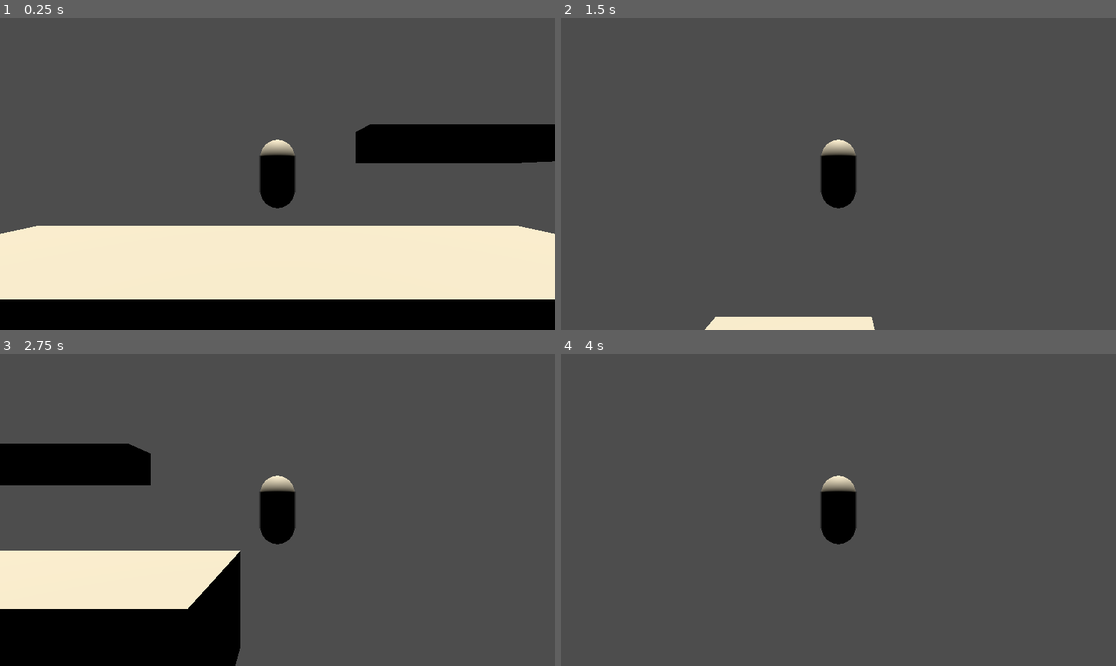
Above: before the commit, frames 1-4 (two rows, left to right).
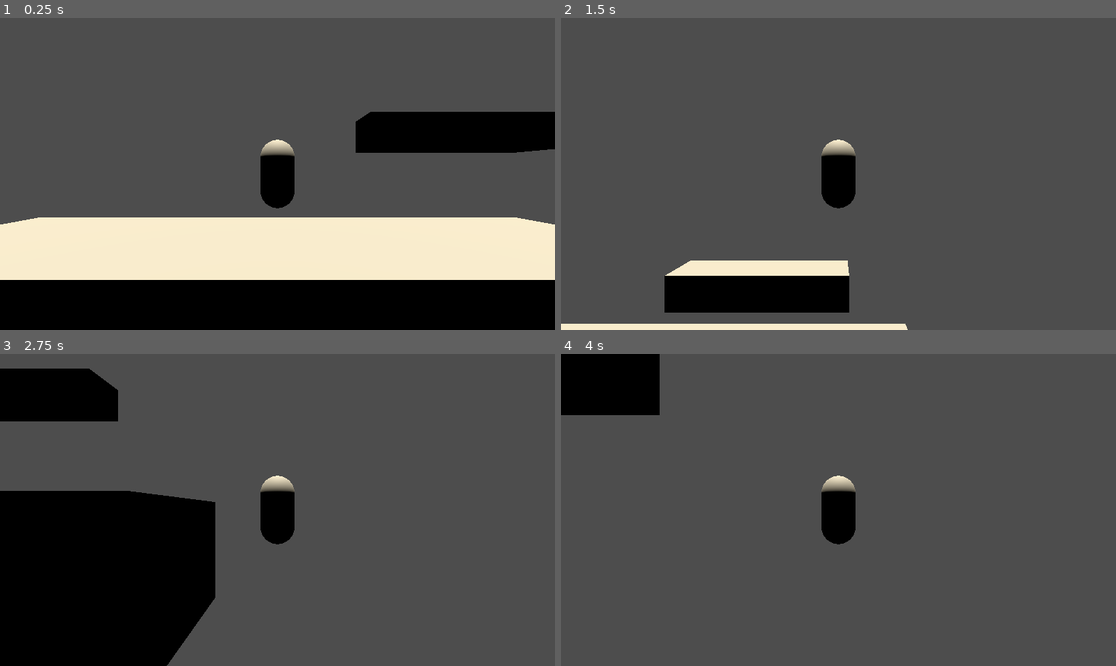
Above: after the commit, the same moments.

Repository: RadianceStorm/J226-Smash
Game: Godot game, scene res://temp.tscn
The game is run twice, just before and just after one commit, with the same random seed, the same clock (stepped at 60 frames per second) and the same inputs. The project has no main scene, so this scene is started directly.
Inputs:
- Up to frame 1 (0.25 s): no input
- Up to frame 2 (1.5 s): hold D (move_right) 0.53-1.28 s; hold Space (jump) 0.53-1.28 s; hold S (move_down) from 1.28 s (still down); tap Space (jump) at 1.35 s
- Up to frame 3 (2.75 s): tap Space (jump) at 1.52, 1.82 s; release S (move_down) at 2.03 s; hold D (move_right) from 2.03 s (still down); hold Space (jump) from 2.03 s (still down)
- Up to frame 4 (4 s): release Space (jump) at 2.78 s; tap Space (jump) at 2.85, 3.02, 3.32 s; release D (move_right) at 3.53 s; hold A (move_left) from 3.53 s (still down); hold Space (jump) from 3.53 s (still down)

The runs differ from the first frame. In frame 1, 12% of the frame differs, in the area x 0-100%, y 30-91%; in frame 2, 6.8%; in frame 3, 24%, in the area x 0-54%, y 4-100%; in frame 4, 3.5%.

Commit message:
Bug Fixes
bug fixes

Diff:
--- a/scenes/fighters/fighter.tscn
+++ b/scenes/fighters/fighter.tscn
@@ -7,14 +7,6 @@
 size = Vector3(1, 2, 1)
 
 [sub_resource type="CapsuleMesh" id="CapsuleMesh_x4cp5"]
-
-[sub_resource type="StandardMaterial3D" id="StandardMaterial3D_x4cp5"]
-resource_name = "DebugMat_ECB"
-transparency = 1
-albedo_color = Color(0, 1, 1, 0.356863)
-
-[sub_resource type="BoxMesh" id="BoxMesh_d3q2y"]
-material = SubResource("StandardMaterial3D_x4cp5")
 
 [sub_resource type="BoxShape3D" id="BoxShape3D_x4cp5"]
 size = Vector3(1.5, 1.25, 1)
@@ -34,9 +26,6 @@
 
 [node name="AnimationPlayer" type="AnimationPlayer" parent="." unique_id=276435900]
 
-[node name="ECB_DebugMesh" type="MeshInstance3D" parent="." unique_id=1228738983]
-mesh = SubResource("BoxMesh_d3q2y")
-
 [node name="LedgeGrabRight" type="Area3D" parent="." unique_id=544433857]
 monitorable = false
 
--- a/scenes/fighters/fighter_base.gd
+++ b/scenes/fighters/fighter_base.gd
@@ -159,7 +159,7 @@
 	vel.x = move_toward(vel.x, target_x, stats.air_speed * stats.air_acceleration)
 
 	# Fastfall
-	if _down_tapped and not fastfalling and vel.y <= 0.0:
+	if _down_tapped and not fastfalling and vel.y <= 0.0 and not _dropping_through:
 		fastfalling = true
 		print("[FASTFALL] Started")
 
@@ -245,7 +245,8 @@
 
 	if holding_down and grounded:
 		_dropping_through = true
-	if _dropping_through and grounded:
+		_down_tapped = false
+	elif _dropping_through and grounded and not holding_down:
 		_dropping_through = false
 
 	if _dropping_through or holding_down or moving_up:
@@ -258,6 +259,15 @@
 	velocity = vel
 	move_and_slide()
 	vel = velocity
+
+# Soft platforms have no horizontal collision — restore x vel if sideways hit
+	for i in get_slide_collision_count():
+		var col := get_slide_collision(i)
+		var collider := col.get_collider()
+		if collider and collider.get_collision_layer_value(2):
+			if abs(col.get_normal().x) > 0.7:
+				vel.x = velocity.x  # restore pre-slide horizontal velocity
+				velocity = vel
 
 	grounded     = is_on_floor()
 	floor_normal = get_floor_normal() if grounded else Vector3.UP
--- a/scenes/fighters/stats_olive.tres
+++ b/scenes/fighters/stats_olive.tres
@@ -5,9 +5,12 @@
 [resource]
 resource_name = "Fighter Base"
 script = ExtResource("1_k6ubr")
-jump_velocity = 18.0
-short_hop_velocity = 14.0
+jump_velocity = 15.5
+short_hop_velocity = 10.0
 double_jump_velocity = 16.0
+gravity = 40.0
+fall_speed = 20.0
+fast_fall_speed = 30.0
 ecb_half_width = 0.5
 ecb_half_height = 1.0
 ecb_z_extent = 1.0
--- a/scenes/stages/Stage.tscn
+++ b/scenes/stages/Stage.tscn
@@ -17,7 +17,7 @@
 size = Vector3(5, 1, 1)
 
 [sub_resource type="BoxShape3D" id="BoxShape3D_otbg8"]
-size = Vector3(5, 1, 1)
+size = Vector3(5, 0.01, 1)
 
 [node name="StageTest" type="Node3D" unique_id=1592352287]
 script = ExtResource("1_ed26r")
@@ -54,6 +54,7 @@
 mesh = SubResource("BoxMesh_dhi2t")
 
 [node name="CollisionShape3D" type="CollisionShape3D" parent="Geometry/SoftPlatform" unique_id=1764925303]
+transform = Transform3D(1, 0, 0, 0, 1, 0, 0, 0, 1, 0, 0.495, 0)
 shape = SubResource("BoxShape3D_otbg8")
 
 [node name="StageProps" type="Node3D" parent="." unique_id=831564609]
